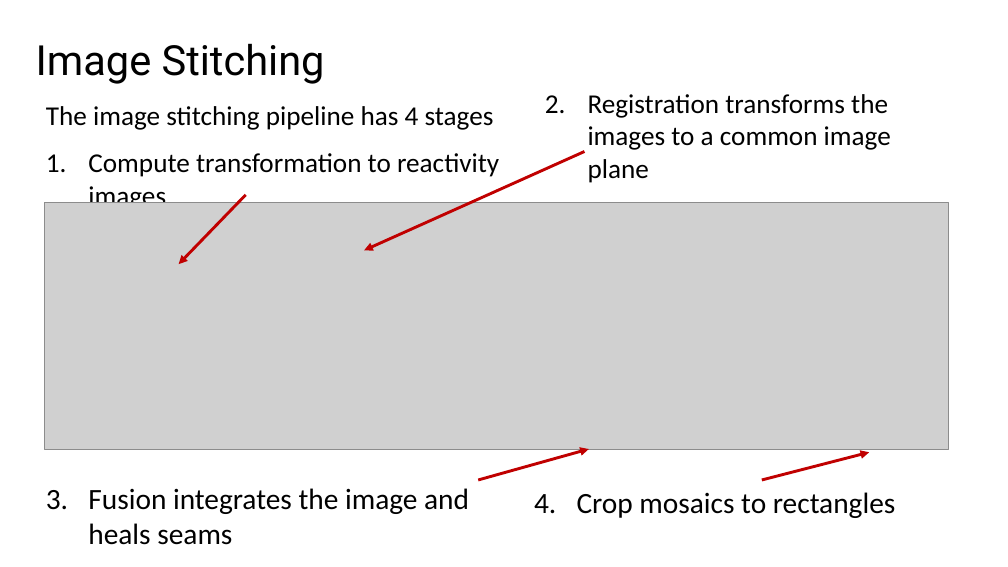
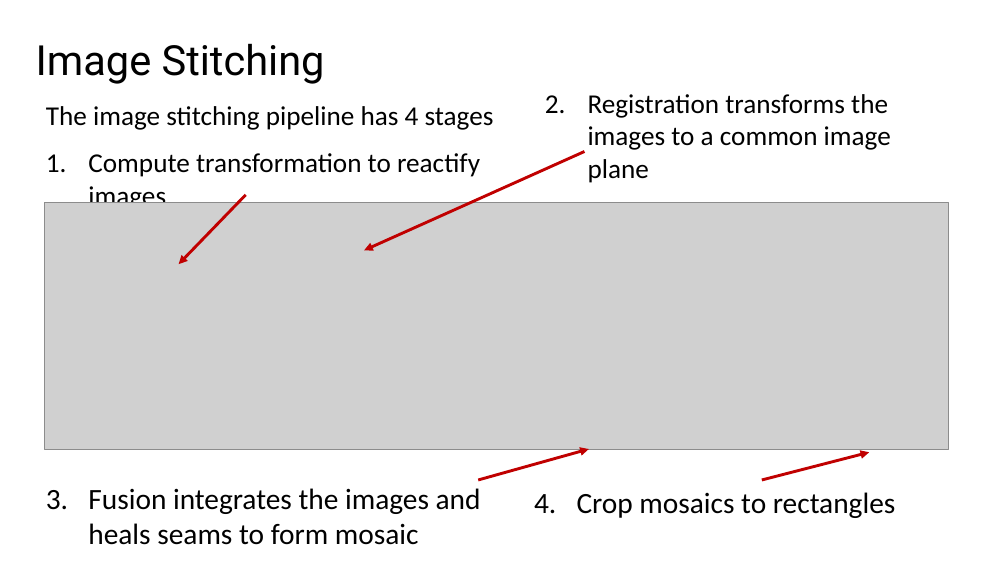
Before and after one commit to StephenElston/CSCI-E25, a slide deck: slide 9 of Slides/13_ImageStitching.pptx. Drawn at 1008x567 pixels with LibreOffice and Linux fonts; fonts in the diff are those of the drawing; grey boxes stand for pictures. Boxes give left, top, right and bottom in pixels: in the first picture for what was removed or moved away, otherwise in the second. Text is boxed around its words. In the diff, an @@ line names an element or a change of style, - is before the commit and + after.

```diff
--- a/Slides/13_ImageStitching.pptx
+++ b/Slides/13_ImageStitching.pptx
@@ text at [88,153,480,203]: text changed @@
-1. Compute transformation to reactivity images
+1. Compute transformation to reactify images
@@ text at [88,488,481,545]: text changed @@
-3. Fusion integrates the image and heals seams
+3. Fusion integrates the images and heals seams to form mosaic
```
Also in this commit, not shown: 8 other slides changed.
